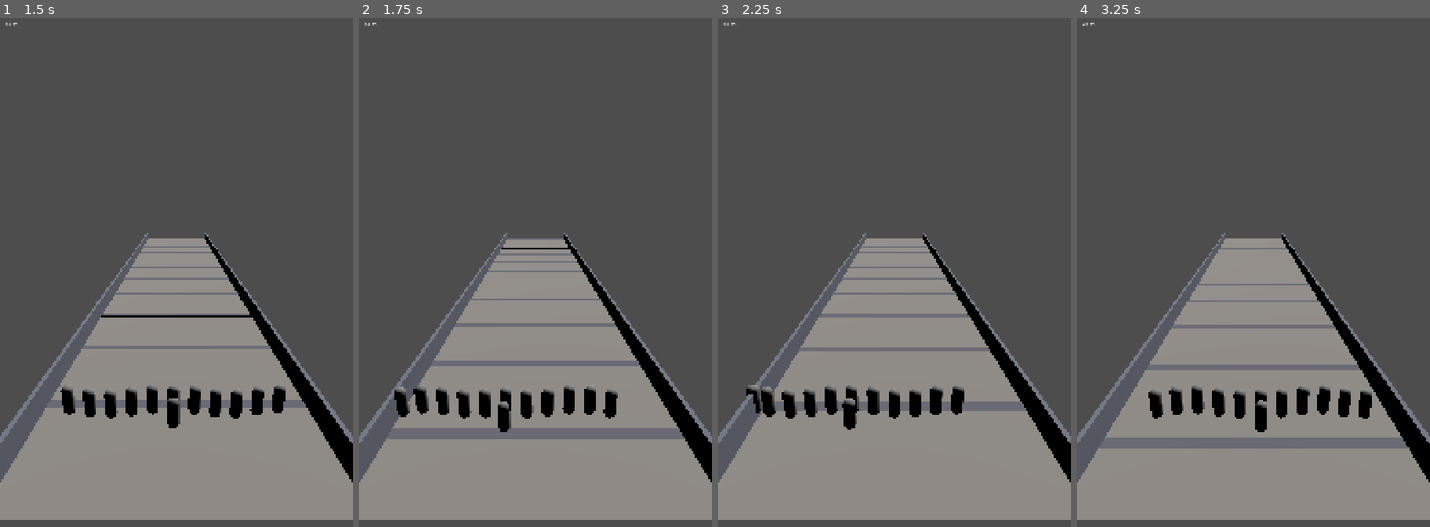
Above: before the commit, frames 1-4 (left to right).
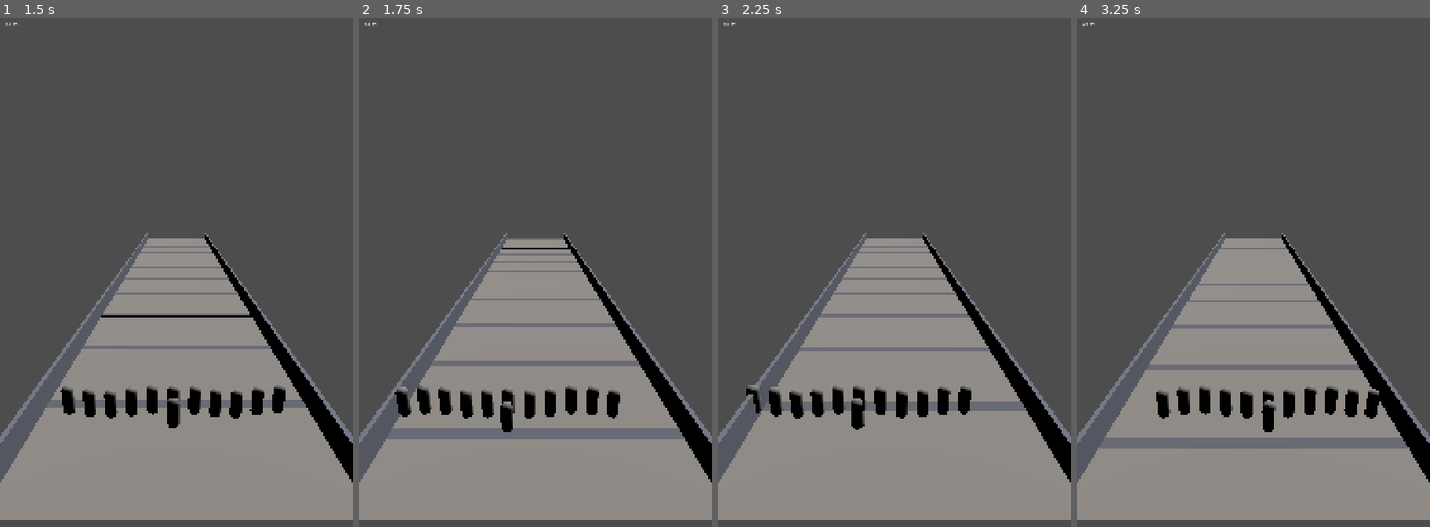
Above: after the commit, the same moments.

Repository: aslamfq/Jebon
Game: Godot game, scene res://scenes/game.tscn
Same seed, same stepped clock (60 frames per second), same inputs: the game is played once before the commit and once after it.
Inputs (mouse positions are in pixels of both pictures, inside the frame that each line leads up to):
- Up to frame 1 (1.5 s): tap Enter at 0.5 s; move the mouse to (254, 297) at 0.52 s; hold Shift 0.53-1.25 s; click (254, 297) at 0.67 s; drag from (105, 359) to (158, 455) at 1.27 s
- Up to frame 2 (1.75 s): no input
- Up to frame 3 (2.25 s): move the mouse to (929, 191) at 2.02 s; tap Ctrl at 2.1 s; click (929, 191) at 2.17 s
- Up to frame 4 (3.25 s): drag from (1235, 455) to (1147, 236) at 2.77 s

Frame 1 is identical in both runs. In frame 2, 1.1% of the frame differs, in the area x 10-74%, y 72-82%; in frame 3, 2.6%; in frame 4, 2.7%, in the area x 20-86%, y 72-82%.

Commit message:
Reserve WIDE formation half-span in SteerInput's centre_x clamp
Fix wave 1 for the onrush-phase-1 whole-branch review finding: at full
steering deflection, SteerInput clamped centre_x to the bare corridor
half-width, which let Formation.slot's own last-resort clamp do the real
work at the wall. Every WIDE column with a positive offset (five of eleven)
landed on the identical clamped x in the identical row, collapsing six of
the twelve starting units onto one point -- the first thing a hard-steering
playtester sees.

SteerInput.MAX_CENTRE now subtracts Formation.WIDE_HALF_SPAN (a new,
derived Formation constant, not a duplicated literal) from
Corridor.HALF_WIDTH, so centre_x itself never gets close enough to the wall
for the WIDE formation's outer columns to need clamping in ordinary play.
Formation.slot's clamp is untouched and remains the safety net.

Updated the two SteerInput tests whose exact-value assertions depended on
a drag magnitude that used to sit inside the old, wider bound. Added
test_full_deflection_never_stacks_two_wide_units_on_the_same_point, which
drives the real Squad/SteerInput pair to full deflection and asserts no
two units share a position -- the property the original finding actually
broke. Verified by reverting the clamp: the new test fails with exactly
the five duplicate-position pairs per side the finding predicted.

Co-Authored-By: Claude Opus 5 <noreply@anthropic.com>

Diff:
--- a/scripts/formation.gd
+++ b/scripts/formation.gd
@@ -5,6 +5,12 @@
 const SPACING := 0.9
 const WIDE_COLUMNS := 11
 const COLUMN_COLUMNS := 3
+
+# Half the width WIDE's outermost column sits from centre_x. WIDE is the
+# widest formation, so this is the margin SteerInput must reserve at the
+# corridor edge: if centre_x itself never gets closer to the wall than this,
+# no WIDE slot ever needs the clamp below during ordinary play.
+const WIDE_HALF_SPAN := (WIDE_COLUMNS - 1) / 2.0 * SPACING
 
 # Slot position is a function of index alone, so an existing unit never moves
 # when the squad grows. Ranks extend backwards (negative y) from the centre.
--- a/scripts/steer_input.gd
+++ b/scripts/steer_input.gd
@@ -2,6 +2,17 @@
 
 const SMOOTHING := 14.0
 const PIXELS_PER_UNIT := 90.0
+
+# The corridor's own half-width is not the right bound for centre_x: Formation
+# slots sit up to WIDE_HALF_SPAN either side of centre_x, and WIDE is the
+# widest formation. Clamping centre_x to the bare corridor edge let the WIDE
+# formation's outer columns get clamped by Formation.slot's own safety net
+# instead -- which collapses several distinct starting units onto the same
+# x at full deflection (they all clamp to the same wall value). Reserving
+# WIDE_HALF_SPAN here means centre_x itself stays far enough from the wall
+# that ordinary play never reaches that clamp; Formation.slot's clamp remains
+# only as a last-resort safety net.
+const MAX_CENTRE := Corridor.HALF_WIDTH - Formation.WIDE_HALF_SPAN
 
 var centre_x := 0.0
 
@@ -9,7 +20,7 @@
 
 func steer_to_screen_delta(delta_pixels: Vector2) -> void:
     _target_x = clamp(delta_pixels.x / PIXELS_PER_UNIT,
-        -Corridor.HALF_WIDTH, Corridor.HALF_WIDTH)
+        -MAX_CENTRE, MAX_CENTRE)
 
 func tick(delta: float) -> void:
     # Exponential smoothing. A raw lerp(a, b, k*delta) changes feel with frame
--- a/test/test_steer_input.gd
+++ b/test/test_steer_input.gd
@@ -13,21 +13,23 @@
 # converged on the exact position PIXELS_PER_UNIT implies, not merely landed somewhere
 # positive. An implementation with the wrong pixel-to-unit scale, or one that only
 # partially applies the drag, would still pass a bare assert_gt but fails the almost_eq
-# below.
+# below. Drag magnitude (90px = 1.0 unit) is chosen to stay comfortably inside
+# SteerInput.MAX_CENTRE (1.5 units) so this test measures the pixel-to-unit
+# conversion, not the wall clamp -- that clamp gets its own test below.
 func test_dragging_right_moves_right():
-    steer.steer_to_screen_delta(Vector2(180, 0))
+    steer.steer_to_screen_delta(Vector2(90, 0))
     for i in 120:
         steer.tick(1.0 / 60.0)
     assert_gt(steer.centre_x, 0.0)
-    assert_almost_eq(steer.centre_x, 180.0 / SteerInput.PIXELS_PER_UNIT, 0.001)
+    assert_almost_eq(steer.centre_x, 90.0 / SteerInput.PIXELS_PER_UNIT, 0.001)
 
 # Mirrors the strengthening above on the other side.
 func test_dragging_left_moves_left():
-    steer.steer_to_screen_delta(Vector2(-180, 0))
+    steer.steer_to_screen_delta(Vector2(-90, 0))
     for i in 120:
         steer.tick(1.0 / 60.0)
     assert_lt(steer.centre_x, 0.0)
-    assert_almost_eq(steer.centre_x, -180.0 / SteerInput.PIXELS_PER_UNIT, 0.001)
+    assert_almost_eq(steer.centre_x, -90.0 / SteerInput.PIXELS_PER_UNIT, 0.001)
 
 func test_vertical_drag_is_ignored():
     steer.steer_to_screen_delta(Vector2(0, 500))
@@ -51,14 +53,17 @@
 
 # Strengthens the brief's loose "< HALF_WIDTH * 0.9" bound with the exact value the
 # exp() formula predicts for one frame at 1/60s. A raw lerp(a, b, SMOOTHING * delta)
-# produces a noticeably different position here (1.4 vs ~1.249) and would still pass the
-# brief's loose bound, so that bound alone does not prove the exp() form is in use.
+# produces a noticeably different position here and would still pass the brief's loose
+# bound, so that bound alone does not prove the exp() form is in use.
 func test_movement_is_smoothed_not_instant():
     steer.steer_to_screen_delta(Vector2(100000, 0))
     steer.tick(1.0 / 60.0)
     assert_lt(steer.centre_x, Corridor.HALF_WIDTH * 0.9,
         "one frame must not teleport the squad across the corridor")
-    var target_x: float = Corridor.HALF_WIDTH # the drag is clamped to the wall
+    # A huge drag clamps to SteerInput.MAX_CENTRE, not the raw corridor wall --
+    # MAX_CENTRE reserves room for the WIDE formation's half-span so its outer
+    # slots never need Formation.slot's own clamp during ordinary play.
+    var target_x: float = SteerInput.MAX_CENTRE
     var t: float = 1.0 - exp(-SteerInput.SMOOTHING * (1.0 / 60.0))
     var expected_x: float = target_x * t
     assert_almost_eq(steer.centre_x, expected_x, 0.001,
@@ -99,3 +104,38 @@
     steer.tick(1.0 / 60.0)
     assert_almost_eq(steer.centre_x, 0.0, 0.001,
         "a stale target must not drag the squad back off centre after a reset")
+
+# The regression test for the actual finding: at full deflection, centre_x
+# alone staying inside +-Corridor.HALF_WIDTH (as every test above checks) is
+# not enough. Formation.slot adds up to +-Formation.WIDE_HALF_SPAN on top of
+# centre_x and clamps that sum to the same corridor edge, so if centre_x is
+# allowed to reach the wall itself, every row-0 WIDE column whose offset is
+# positive (or negative, on the other side) gets clamped to the identical
+# wall value AND the identical row -- several distinct starting units
+# collapse onto one exact point, which is exactly what the human playtester
+# saw first. (Checking x alone is not the right property: unit 0, column 0
+# row 0, and unit 11, column 0 row 1, legitimately share an x because they
+# are stacked in the same column -- that is ordinary grid layout, not the
+# bug. The bug is two units sharing a full position.) Drives the real
+# Squad/SteerInput pair the way game.gd does (steer.tick then squad.tick
+# each frame) to full deflection in both directions, lets slot-lerp settle,
+# and asserts no two live units occupy the same point. A reverted fix
+# (clamping centre_x to the bare Corridor.HALF_WIDTH) fails this: five
+# row-0 columns per side land on the identical clamped point.
+func test_full_deflection_never_stacks_two_wide_units_on_the_same_point():
+    for drag_pixels in [100000.0, -100000.0]:
+        var squad := Squad.new()
+        var s := SteerInput.new()
+        s.steer_to_screen_delta(Vector2(drag_pixels, 0))
+        for i in 600:
+            s.tick(1.0 / 60.0)
+            squad.tick(1.0 / 60.0, s.centre_x)
+        assert_eq(squad.formation, Formation.Kind.WIDE,
+            "this regression is specific to the WIDE starting formation")
+        var seen_points := {}
+        for i in squad.count():
+            var p: Vector2 = squad.units.positions[i].snapped(Vector2(0.0001, 0.0001))
+            assert_false(seen_points.has(p),
+                "units %s and %d both landed on %s at full deflection (drag=%s)"
+                    % [seen_points.get(p), i, p, drag_pixels])
+            seen_points[p] = i
